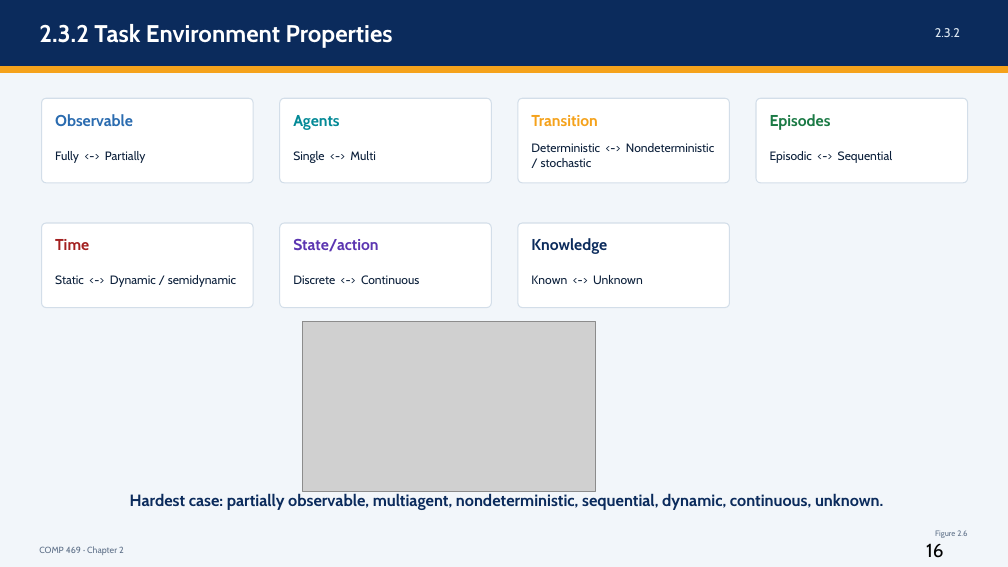
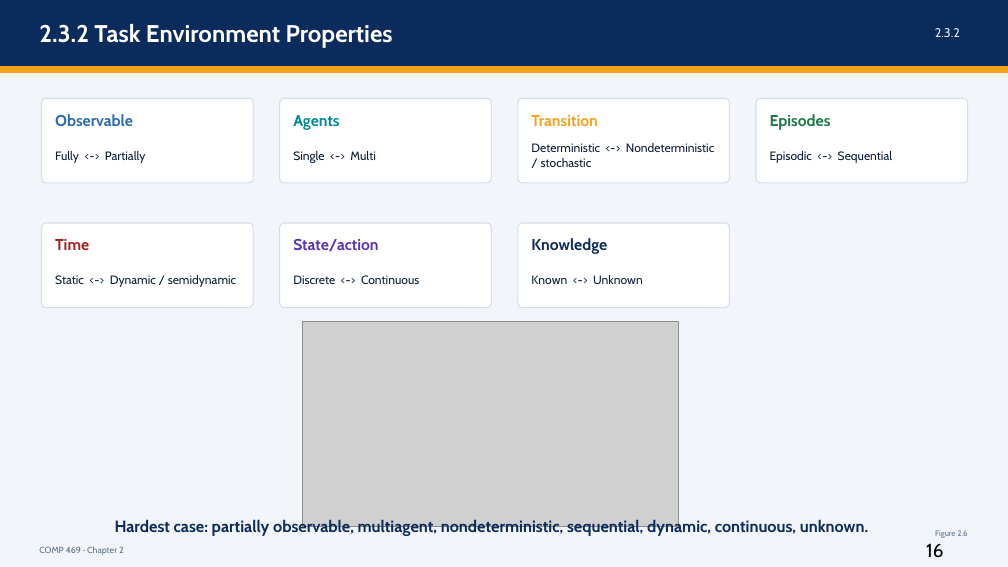
Before and after one commit to DrNatas/Comp_469, a slide deck: slide 17 of Fall 2026/L02 - Intelligent Agents/Chapter 2 - Intelligent Agents.pptx (slide 16 before the commit). Drawn at 1008x567 pixels with LibreOffice and Linux fonts; fonts in the diff are those of the drawing; grey boxes stand for pictures. Boxes give left, top, right and bottom in pixels: in the first picture for what was removed or moved away, otherwise in the second. Text is boxed around its words. In the diff, an @@ line names an element or a change of style, - is before the commit and + after.

```diff
--- a/Fall 2026/L02 - Intelligent Agents/Chapter 2 - Intelligent Agents.pptx
+++ b/Fall 2026/L02 - Intelligent Agents/Chapter 2 - Intelligent Agents.pptx
@@ picture resized from (x1=302, y1=321, x2=596, y2=492) to (x1=302, y1=321, x2=679, y2=526) @@
@@ text "Hardest case: partially observable, multiagent, ..." moved from (x1=130, y1=493, x2=883, y2=510) to (x1=115, y1=519, x2=868, y2=537) @@
```
Also in this commit, not shown: 2 other slides changed, 1 slide added.
